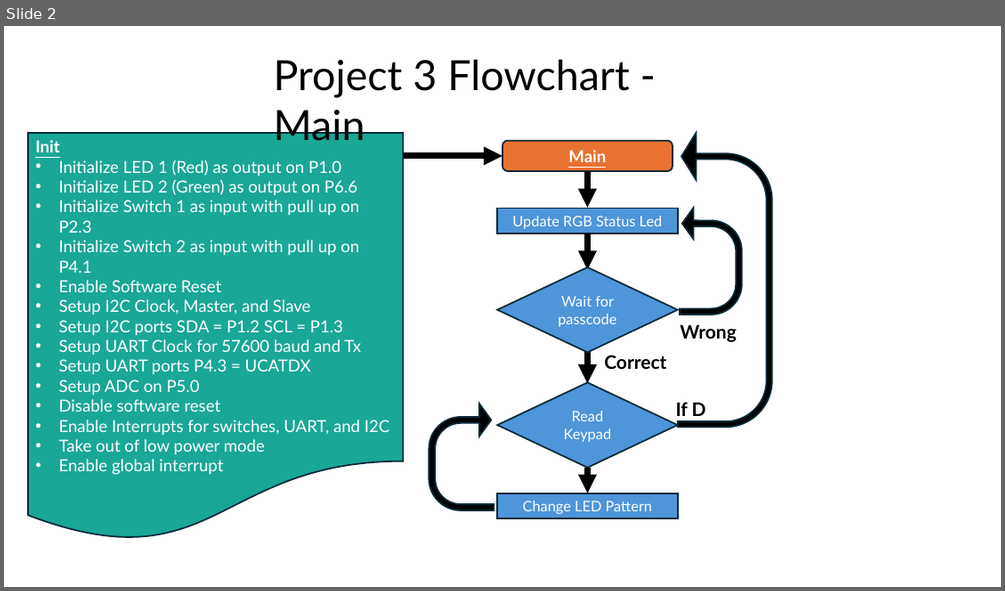
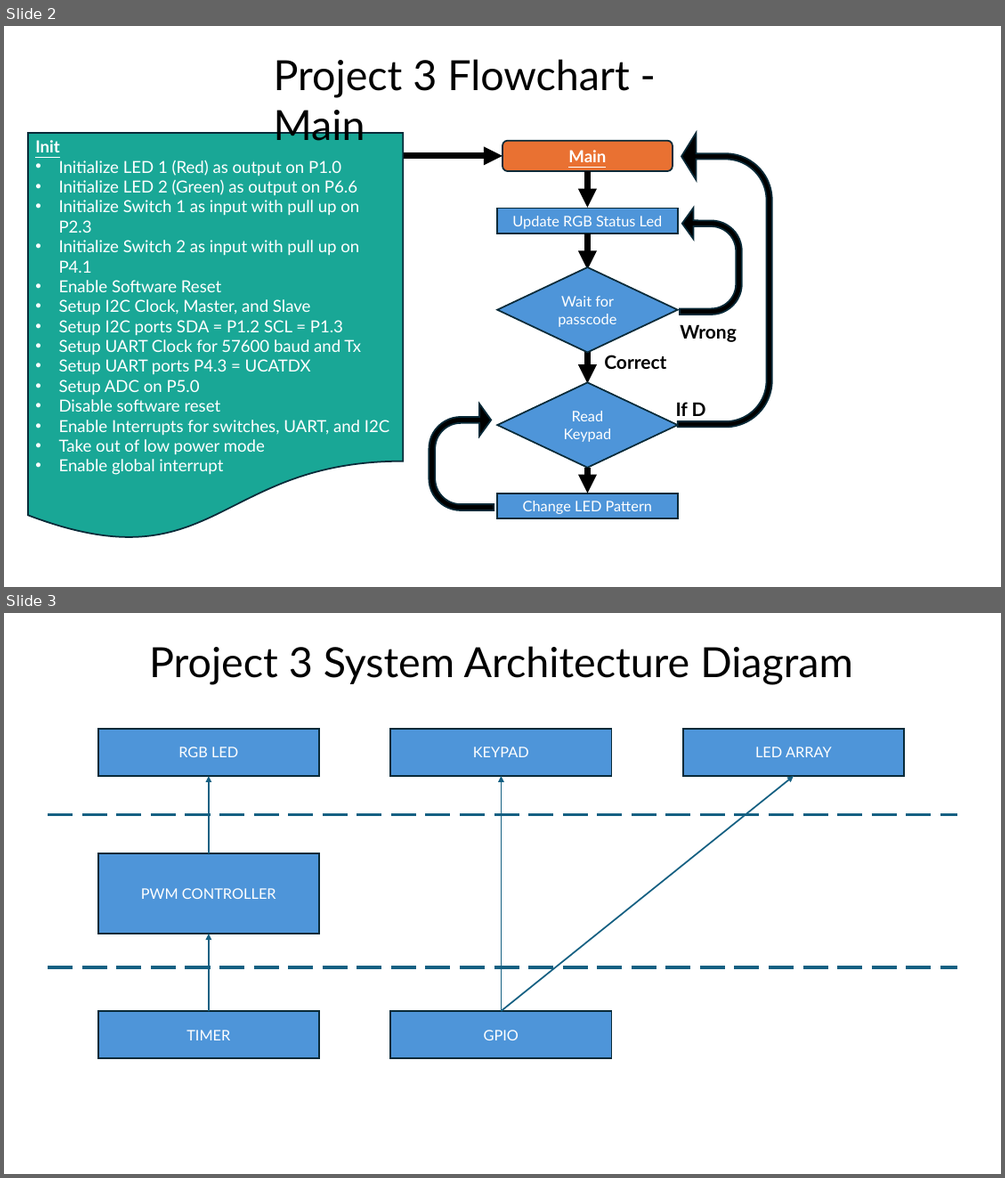
Before and after one commit to msu-eele-465/project3-jenson-buckley, a slide deck: docs/PinDiagramFlowChart.pptx. Shown one above the other, each under a label of ours: slide 2 before the commit, slides 2 and 3 after it. The pictures are 1005x591 and 1005x1178 pixels, drawn with LibreOffice and Linux fonts; fonts in the diff are those of the drawing. Boxes give left, top, right and bottom in pixels: in the first picture for what was removed or moved away, otherwise in the second. Text is boxed around its words. In the diff, an @@ line names an element or a change of style, - is before the commit and + after.

Commit message:
added system architecture diagram

```diff
--- a/docs/PinDiagramFlowChart.pptx
+++ b/docs/PinDiagramFlowChart.pptx
@@ slide 3 added at <box>4,613,1001,1174</box>, background #FFFFFF @@
@@ text added at <box>149,646,853,685</box>, 40 pt, text #000000 @@
+Project 3 System Architecture Diagram
@@ rectangle added at <box>98,729,319,776</box>, fill #4E95D9, outline #092A39 1.5 pt, 14 pt, text #FFFFFF @@
+RGB LED
@@ rectangle added at <box>390,729,611,776</box>, fill #4E95D9, outline #092A39 1.5 pt, 14 pt, text #FFFFFF @@
+KEYPAD
@@ rectangle added at <box>683,729,904,776</box>, fill #4E95D9, outline #092A39 1.5 pt, 14 pt, text #FFFFFF @@
+LED ARRAY
@@ arrow added from (209, 853) to (209, 776), #156082 1.5 pt @@
@@ arrow added from (502, 1011) to (793, 776), #156082 1.5 pt @@
@@ arrow added from (502, 1011) to (502, 776), #156082 1.5 pt @@
@@ line added from (48, 815) to (957, 815), #156082 3 pt dashed @@
@@ rectangle added at <box>98,853,319,933</box>, fill #4E95D9, outline #092A39 1.5 pt, 14 pt, text #FFFFFF @@
+PWM CONTROLLER
@@ arrow added from (209, 1011) to (209, 933), #156082 1.5 pt @@
@@ line added from (48, 967) to (957, 967), #156082 3 pt dashed @@
@@ rectangle added at <box>98,1011,319,1058</box>, fill #4E95D9, outline #092A39 1.5 pt, 14 pt, text #FFFFFF @@
+TIMER
@@ rectangle added at <box>390,1011,611,1058</box>, fill #4E95D9, outline #092A39 1.5 pt, 14 pt, text #FFFFFF @@
+GPIO
```
